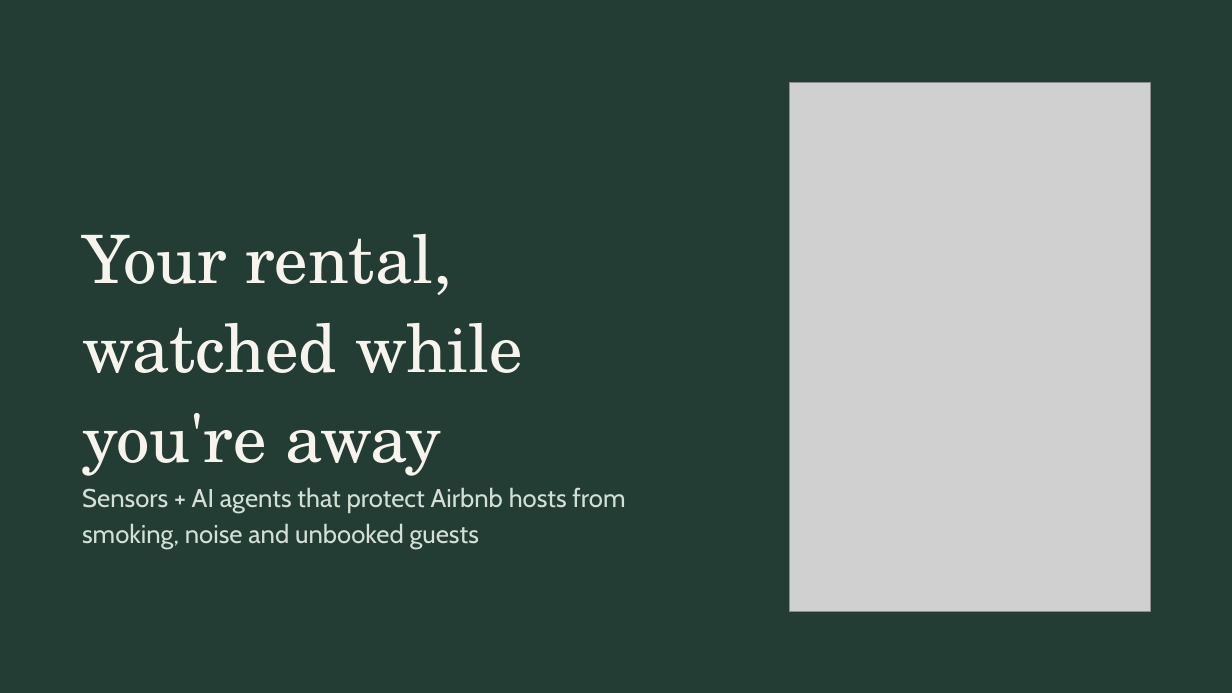
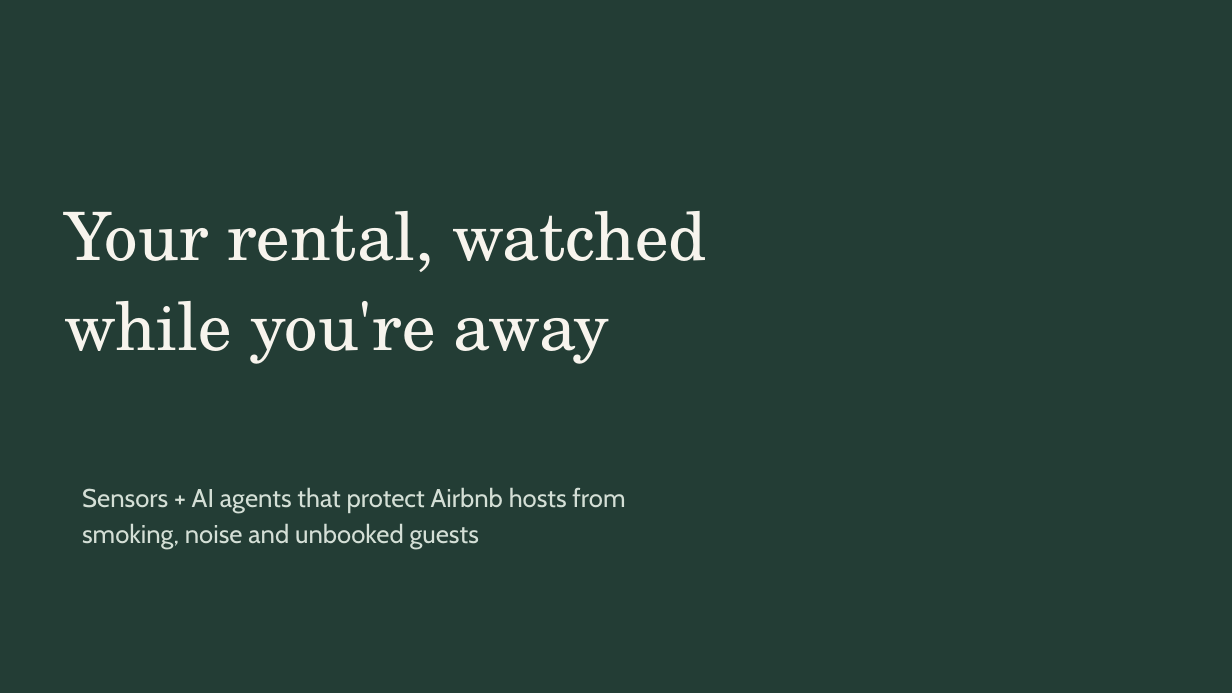
Before and after one commit to lidalbak/hackathon, a slide deck: slide 1 of docs/Presentation.pptx. Drawn at 1232x693 pixels with LibreOffice and Linux fonts; fonts in the diff are those of the drawing; grey boxes stand for pictures. Boxes give left, top, right and bottom in pixels: in the first picture for what was removed or moved away, otherwise in the second. Text is boxed around its words. In the diff, an @@ line names an element or a change of style, - is before the commit and + after.

```diff
--- a/docs/Presentation.pptx
+++ b/docs/Presentation.pptx
@@ picture removed at box(789, 82, 1151, 612) @@
@@ title "Your rental, watched while you're ..." rewrapped from box(82, 234, 523, 476) to box(64, 211, 707, 364) @@
```
Also in this commit, not shown: 2 other slides changed, 1 slide added.
